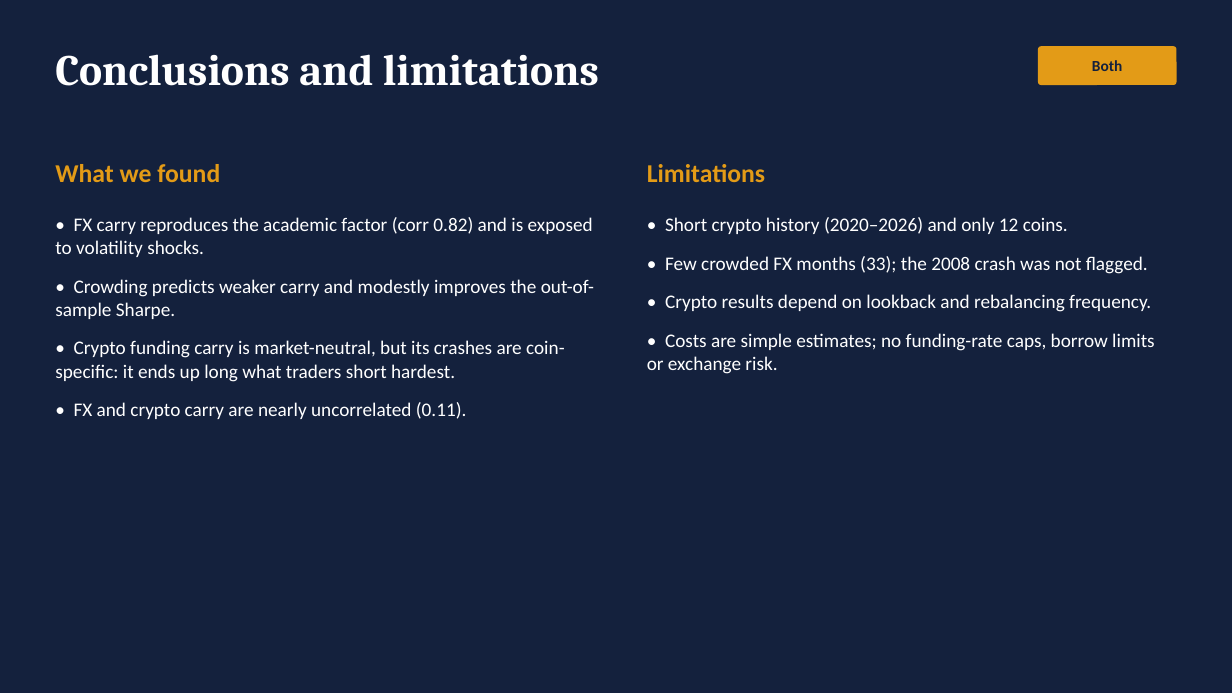
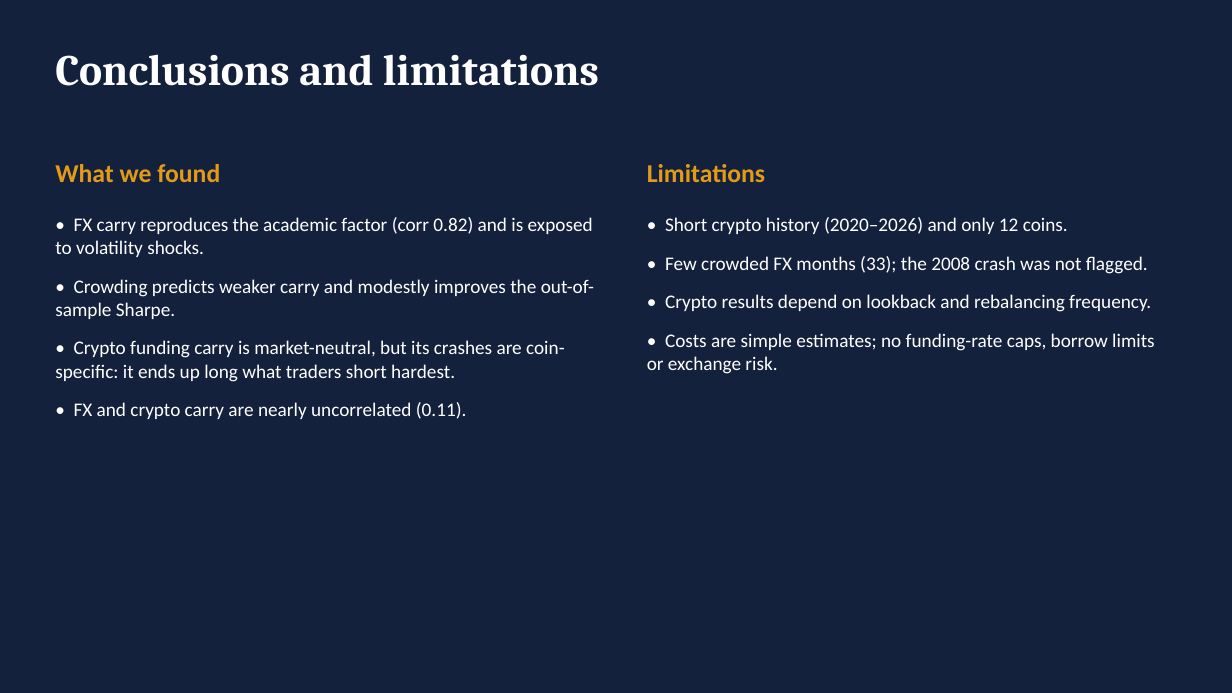
Before and after one commit to rezazamani2329/currency-crypto-carry, a slide deck: slide 16 of slides/presentation.pptx. Drawn at 1232x693 pixels with LibreOffice and Linux fonts; fonts in the diff are those of the drawing. Boxes give left, top, right and bottom in pixels: in the first picture for what was removed or moved away, otherwise in the second. Text is boxed around its words. In the diff, an @@ line names an element or a change of style, - is before the commit and + after.

```diff
--- a/slides/presentation.pptx
+++ b/slides/presentation.pptx
@@ rounded rectangle removed at [1038,46,1177,85] @@
-Both
```
Also in this commit, not shown: 14 other slides changed, 2 other files.
